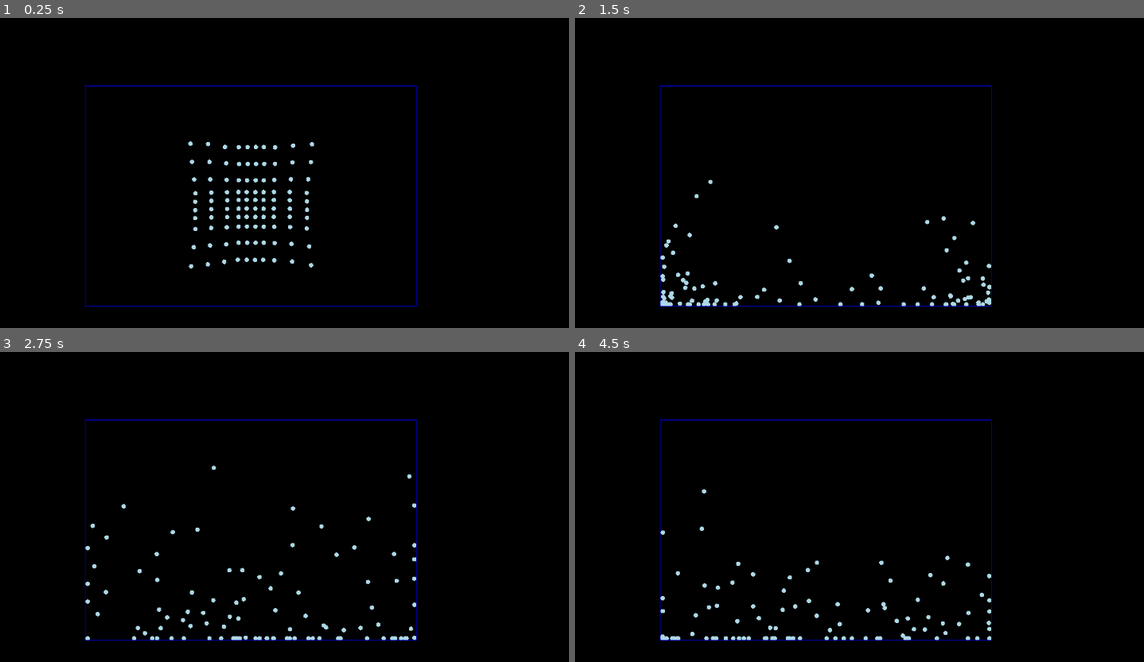
Above: before the commit, frames 1-4 (two rows, left to right).
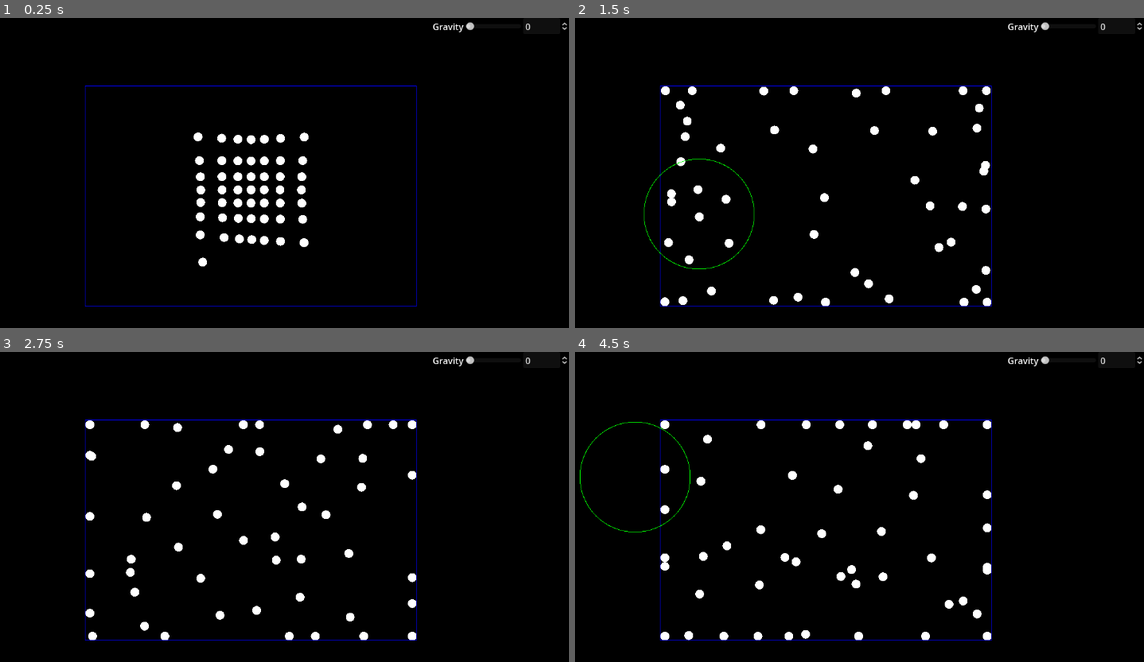
Above: after the commit, the same moments.

Repository: Shuflduf/GodotLiquidSim
Game: Godot game, scene res://main.tscn
Two runs of this game, one before a commit and one after it. Both use one fixed random seed, a clock stepped at 60 frames per second and the inputs below.
Inputs (mouse positions are in pixels of both pictures, inside the frame that each line leads up to):
- Up to frame 1 (0.25 s): no input
- Up to frame 2 (1.5 s): move the mouse to (967, 179) at 0.52 s; click (967, 179) at 0.67 s; move the mouse to (700, 213) at 1.27 s; click (700, 213) at 1.42 s
- Up to frame 3 (2.75 s): move the mouse to (312, 451) at 2.02 s; click (312, 451) at 2.17 s
- Up to frame 4 (4.5 s): move the mouse to (796, 603) at 2.77 s; click (796, 603) at 2.92 s; move the mouse to (1018, 584) at 3.52 s; click (1018, 584) at 3.67 s; move the mouse to (637, 476) at 4.27 s; click (637, 476) at 4.42 s

The runs differ from the first frame. In frame 1, 2.9% of the frame differs, in the area x 33-100%, y 1-82%; in frame 2, 3.0%; in frame 3, 2.9%; in frame 4, 3.1%, in the area x 0-100%, y 1-94%.

Commit message:
NBJVHN IUNKDNO

Diff:
--- a/main.gd
+++ b/main.gd
@@ -1,21 +1,41 @@
 extends Node2D
 
-@export var playing: bool
-@export var gravity: float = 150.0
-@export var particle_size: float = 8.0
-@export var smoothing_radius: float = 100.0
-@export var particle_spacing: float = 8.0
-@export var target_density: float
-@export var pressure_multiplier: float
-@export var mass: float = 1.0
+@export var playing: bool = true
+@export var gravity: float = 0.0
+@export var particle_size: float = 8.0:
+    set(value):
+        particle_size = clamp(value, 1.0, INF)
+@export var smoothing_radius: float = 100.0:
+    set(value):
+        smoothing_radius = clamp(value, 0.0, INF)
+@export var particle_spacing: float = 8.0:
+    set(value):
+        particle_spacing = clamp(value, 0.0, INF)
+@export var target_density: float = 10.0:
+    set(value):
+        target_density = clamp(value, 0.0, INF)
+@export var pressure_multiplier: float = 5.0:
+    set(value):
+        pressure_multiplier = clamp(value, 0.0, INF)
+@export var mass: float = 1.0:
+    set(value):
+        mass = clamp(value, 0.0, INF)
 
-@export_range(0.0, 1.0) var collision_damping: float = 1.0
-@export_range(2, 500) var num_particles: int = 100
-@export var bounds_size: Vector2 = Vector2(100.0, 100.0)
+@export_range(0.0, 1.0) var collision_damping: float = 0.6:
+    set(value):
+        collision_damping = clamp(value, 0.0, 1.0)
+@export_range(2, 500) var num_particles: int = 100:
+    set(value):
+        num_particles = clamp(value, 2, 625)
+@export var bounds_size: Vector2 = Vector2(600.0, 400.0):
+    set(value):
+        bounds_size = clamp(value, Vector2.ZERO, Vector2(800.0, 800.0))
 
 var particle_positions: Array[Vector2]
 var particle_velocities: Array[Vector2]
 var densities: Array[float]
+
+var effect_radius: float = 100.0
 
 func _ready() -> void:
     particle_positions.resize(num_particles)
@@ -46,8 +66,14 @@
             if densities[i] == 0:
                 continue
 
+            if particle_positions[i].distance_squared_to(get_global_mouse_position()) < effect_radius ** 2:
+                var effect_dir = particle_positions[i].direction_to(get_global_mouse_position())
+                if Input.is_mouse_button_pressed(MOUSE_BUTTON_LEFT):
+                    particle_velocities[i] += effect_dir * 50
+                elif Input.is_mouse_button_pressed(MOUSE_BUTTON_RIGHT):
+                    particle_velocities[i] += effect_dir * -50
+
             var pressure_force = calculate_pressure_force(i)
-
             var pressure_accel = pressure_force / densities[i]
             particle_velocities[i] += pressure_accel * delta
 
@@ -60,8 +86,10 @@
 
 func _draw() -> void:
     for i in particle_positions.size():
-        draw_circle(particle_positions[i], particle_size, Color.LIGHT_BLUE)
+        draw_circle(particle_positions[i], particle_size, Color.WHITE)
     draw_rect(Rect2(-bounds_size.x / 2, -bounds_size.y / 2, bounds_size.x, bounds_size.y), Color.BLUE, false, 1.0)
+    if Input.is_mouse_button_pressed(MOUSE_BUTTON_LEFT) or Input.is_mouse_button_pressed(MOUSE_BUTTON_RIGHT):
+        draw_circle(get_global_mouse_position(), effect_radius, Color.GREEN, false, 1)
 
 func update_densities():
     for i in num_particles:
--- a/main.tscn
+++ b/main.tscn
@@ -1,20 +1,14 @@
-[gd_scene load_steps=3 format=3 uid="uid://boefshpkw5c1u"]
+[gd_scene load_steps=4 format=3 uid="uid://boefshpkw5c1u"]
 
 [ext_resource type="Script" path="res://main.gd" id="1_bvny7"]
+[ext_resource type="PackedScene" uid="uid://doifiw4dk064w" path="res://number_slider.tscn" id="2_iyhjq"]
 
 [sub_resource type="StyleBoxFlat" id="StyleBoxFlat_x0arq"]
 bg_color = Color(0, 0, 0, 1)
 
 [node name="World" type="Node2D"]
 script = ExtResource("1_bvny7")
-playing = true
-gravity = 400.0
-particle_size = 4.0
-smoothing_radius = 30.0
-target_density = 5.0
-pressure_multiplier = 50.0
-collision_damping = 0.4
-bounds_size = Vector2(600, 400)
+num_particles = 50
 
 [node name="Camera2D" type="Camera2D" parent="."]
 
@@ -28,3 +22,24 @@
 grow_horizontal = 2
 grow_vertical = 2
 theme_override_styles/panel = SubResource("StyleBoxFlat_x0arq")
+
+[node name="Control" type="Control" parent="CanvasLayer"]
+layout_mode = 3
+anchors_preset = 15
+anchor_right = 1.0
+anchor_bottom = 1.0
+grow_horizontal = 2
+grow_vertical = 2
+
+[node name="VBoxContainer" type="VBoxContainer" parent="CanvasLayer/Control"]
+layout_mode = 1
+anchors_preset = 11
+anchor_left = 1.0
+anchor_right = 1.0
+anchor_bottom = 1.0
+offset_left = -155.0
+grow_horizontal = 0
+grow_vertical = 2
+
+[node name="Gravity" parent="CanvasLayer/Control/VBoxContainer" instance=ExtResource("2_iyhjq")]
+layout_mode = 2
--- /dev/null
+++ b/number_slider.gd
@@ -0,0 +1,2 @@
+@tool
+extends HBoxContainer
--- /dev/null
+++ b/number_slider.tscn
@@ -0,0 +1,18 @@
+[gd_scene load_steps=2 format=3 uid="uid://doifiw4dk064w"]
+
+[ext_resource type="Script" path="res://number_slider.gd" id="1_mrvl4"]
+
+[node name="HBoxContainer" type="HBoxContainer"]
+script = ExtResource("1_mrvl4")
+
+[node name="Label" type="Label" parent="."]
+layout_mode = 2
+text = "Gravity"
+
+[node name="HSlider" type="HSlider" parent="."]
+custom_minimum_size = Vector2(100, 0)
+layout_mode = 2
+size_flags_vertical = 4
+
+[node name="SpinBox" type="SpinBox" parent="."]
+layout_mode = 2
